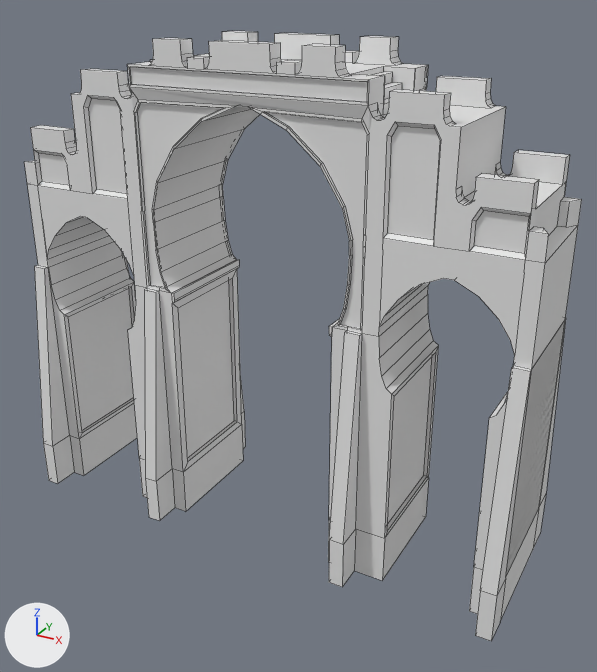
Before and after pictures for a commit that changed the Blender file Assets/Models/Samuel/Arab_house_2.blend.
Rendered twice from a 50 mm lens placed at (17.7, -37.7, 27.3), pointed at (-2.9, -0.1, 8.6). The lights are fixed; the arrows at lower left show +X, +Y and +Z. Mesh edges are drawn as thin lines.

The scene before the commit, as lines of its bpy script (objects in view):
```python
mat_material = principled_material('Material')
mat_material.base_color = (0.8, 0.8, 0.8)  # white #e7e7e7
me_cube_001 = bpy.data.meshes.new('Cube.001')
me_cube_001.from_pydata(...)  # 1038 vertices, 712 faces, 6 loose edges; spans x -6.5..11.6, y -1.5..1.5, z -1.2..8.3
me_cube_001.materials.append(mat_material)  # white #e7e7e7
ob_cube_002 = bpy.data.objects.new('Cube.002', me_cube_001)
ob_cube_002.location = (0.0, 0.0, 0.0)
ob_cube_002.rotation_euler = (0.0, 0.0, 3.142)  # degrees (0, 0, 180)
ob_cube_002.scale = (1.66, 3.35, 2.92)
```
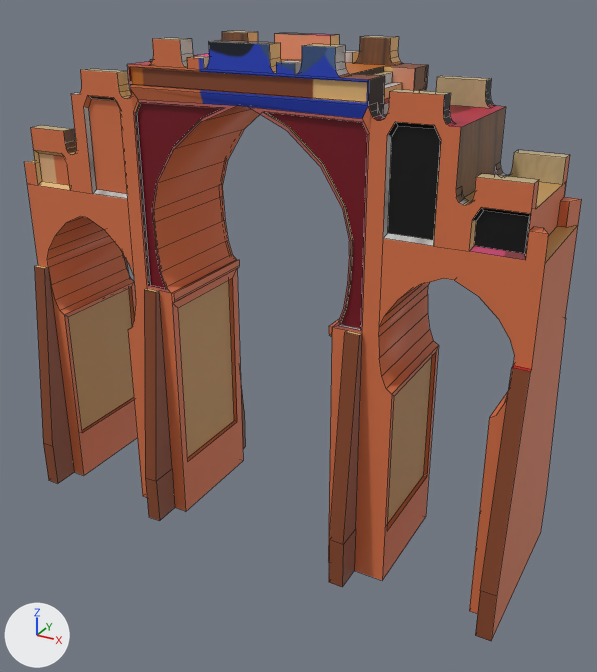
Location of each change, (x1, y1, x2, y2) in pixels of the pictures (597 x 672 px):
'Cube.002', surface changed, reshaped (grey to brown)
    both: (24, 31, 582, 641)
part 1 of me_cube_001, cut back
    both: (27, 60, 578, 641)
part 2 of me_cube_001, surface changed (grey to brown)
    both: (24, 31, 582, 641)

The change in detail:
Picture 'atlas.png' (img_atlas_png) is new.
In material 'Material' (mat_material), base_color is no longer (0.8, 0.8, 0.8), white #e7e7e7.
In material 'Material' (mat_material), texture is now set to img_atlas_png.
me_cube_001 is used by ob_cube_002; location (0.0, 0.0, 0.0); rotation (0.0, 0.0, 3.142), in degrees (0, 0, 180); scale (1.66, 3.35, 2.92).
me_cube_001 had 1038 vertices, 712 faces, 6 loose edges and spanned x -6.5..11.6, y -1.5..1.5, z -1.2..8.3.
me_cube_001 now has 965 vertices, 586 faces, 1 loose edge and spans x -6.5..11.6, y -1.5..1.5, z -1.2..8.3.
Part 1, on me_cube_001:
73 vertices are removed from x -6.5..11.6, y -1.0..1.0, z -1.2..7.3.
198 faces are deleted.
6 loose edges are deleted.
1 loose edge is added.
70 new faces join them.
2 new faces join them, smooth.
me_cube_001 part 2: 510 kept faces spanning x -6.5..11.6, y -1.5..1.5, z -1.2..8.3 get new texture (UV) coordinates.
